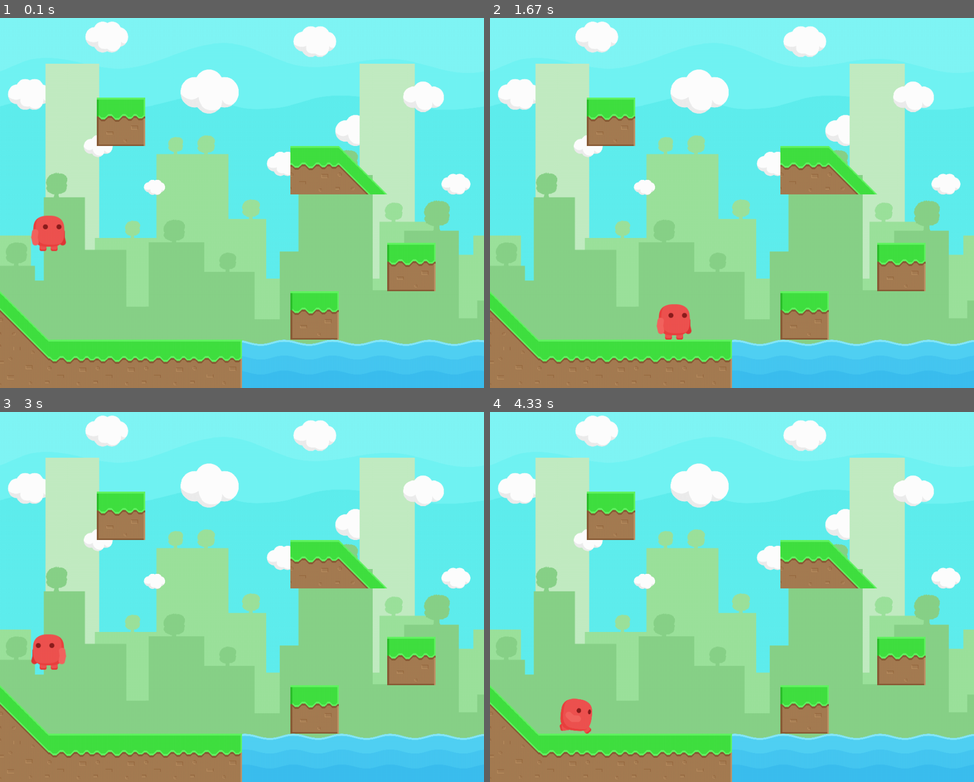
Above: before the commit, frames 1-4 (two rows, left to right).
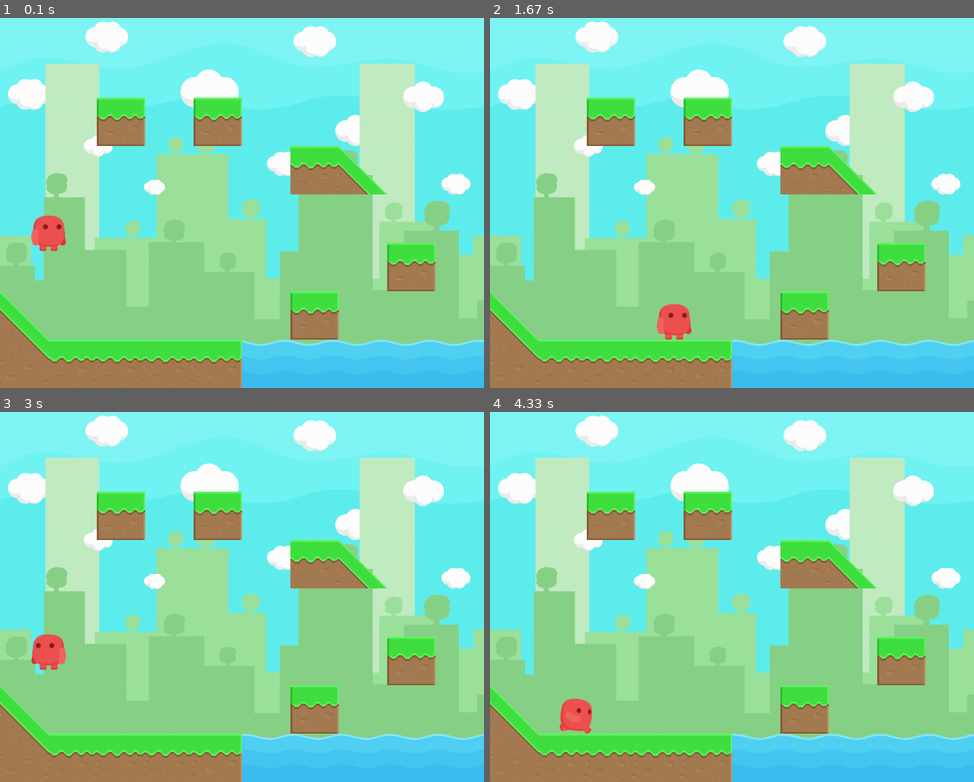
Above: after the commit, the same moments.

Repository: RogiVerakot/platformer-on-pygame
Game: pygame game, started from main.py
Two runs of this game, one before a commit and one after it. Both use one fixed random seed, a clock stepped at 60 frames per second and the inputs below.
Inputs:
- Up to frame 1 (0.1 s): no input
- Up to frame 2 (1.67 s): hold Right 0.33-0.8 s; hold Up 0.83-1.13 s; hold Right 1.17-1.63 s
- Up to frame 3 (3 s): hold Left 1.67-2.2 s; hold Left 2.23-2.63 s; hold Up from 2.67 s (still down)
- Up to frame 4 (4.33 s): release Up at 3.03 s; hold Right 3.07-3.7 s; hold Left 3.73-4.2 s; hold Right from 4.23 s (still down)

The runs differ from the first frame. In frame 1, 1.3% of the frame differs, in the area x 40-50%, y 21-35%; in frame 2, 1.3%; in frame 3, 1.3%; in frame 4, 1.3%.

Commit message:
I updated a start level

Diff:
--- a/main.py
+++ b/main.py
@@ -27,6 +27,7 @@
         GrassMid(250, 800),
         GrassMid(350, 800),
         Grass(250, 300),
+        Grass(450, 300),
         Grass(650, 700),
         Grass(850, 600),
         GrassHillRight(700, 400),
